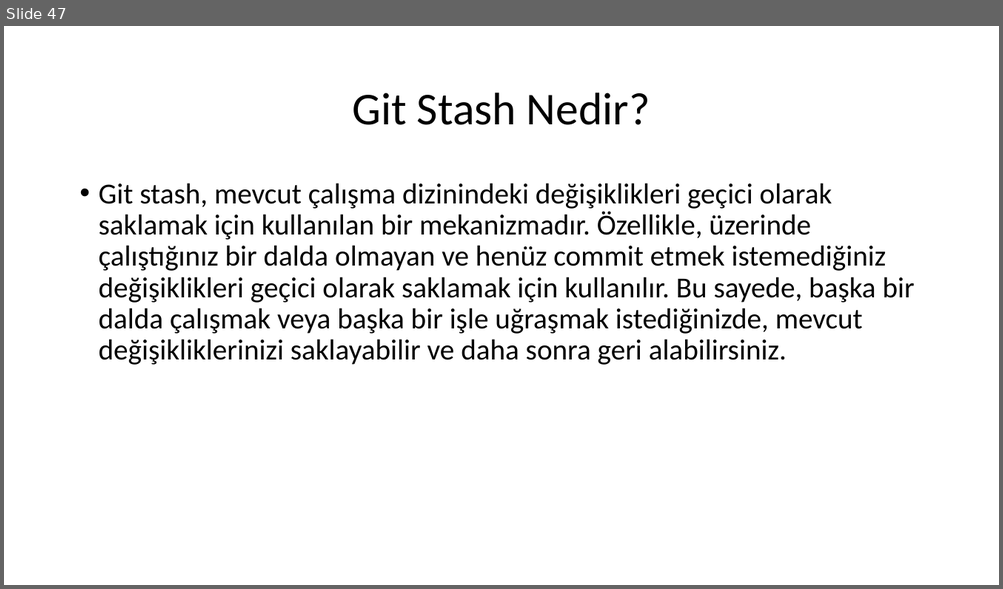
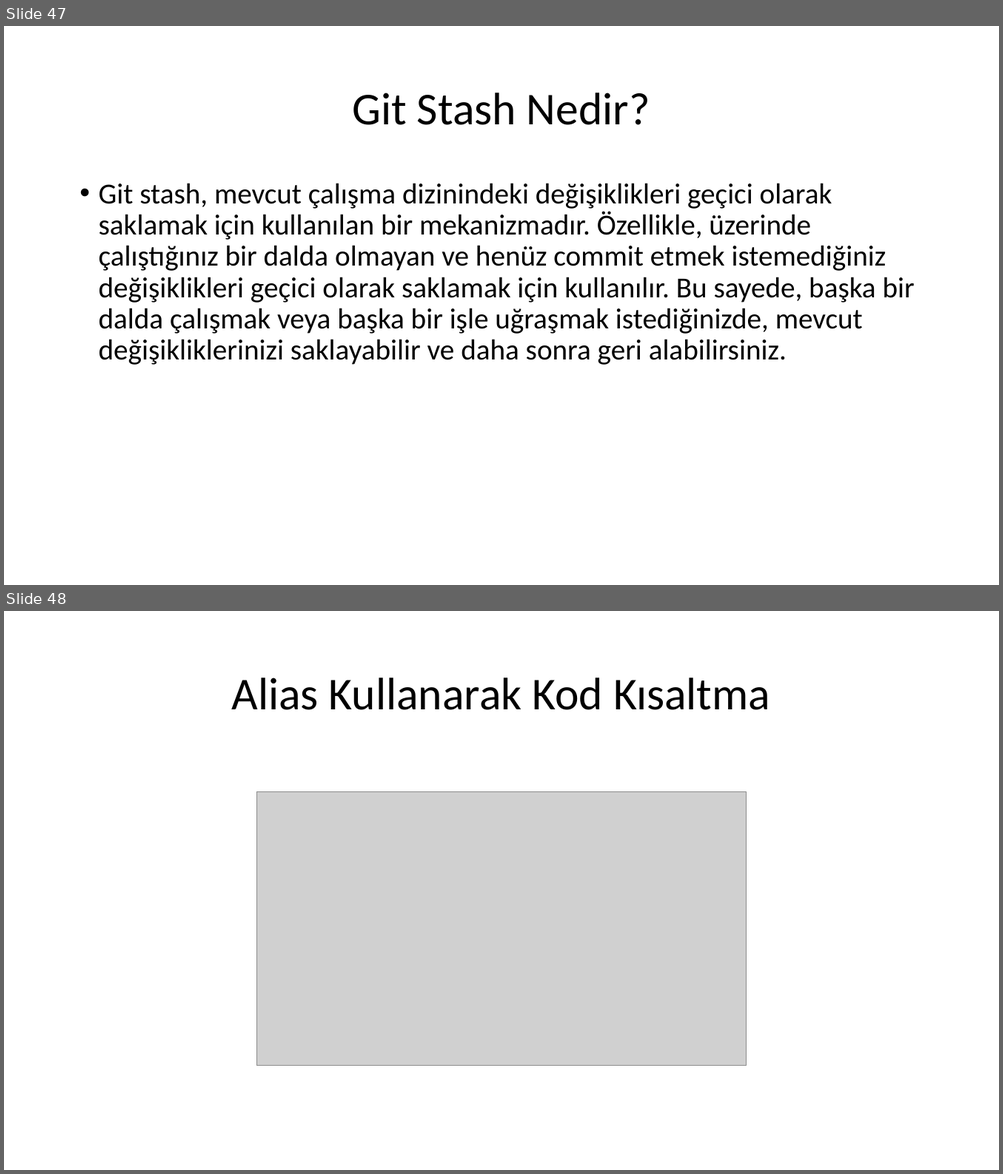
Before and after one commit to tugayayar/devops_project, a slide deck: DevOps Proje Sunusu.pptx. Shown one above the other, each under a label of ours: slide 47 before the commit, slides 47 and 48 after it. The pictures are 1003x589 and 1003x1174 pixels, drawn with LibreOffice and Linux fonts; fonts in the diff are those of the drawing; grey boxes stand for pictures. Boxes give left, top, right and bottom in pixels: in the first picture for what was removed or moved away, otherwise in the second. Text is boxed around its words. In the diff, an @@ line names an element or a change of style, - is before the commit and + after.

Commit message:
Alias Kullanarak Kod Kısaltma Sunuya Eklendi

```diff
--- a/DevOps Proje Sunusu.pptx
+++ b/DevOps Proje Sunusu.pptx
@@ slide 48 added at (x1=4, y1=611, x2=999, y2=1170), background #FFFFFF @@
@@ title added at (x1=232, y1=678, x2=770, y2=710), 44 pt, text #000000 @@
+Alias Kullanarak Kod Kısaltma
@@ picture added at (x1=257, y1=792, x2=745, y2=1066) @@
```
Also in this commit, not shown: 1 other file.
